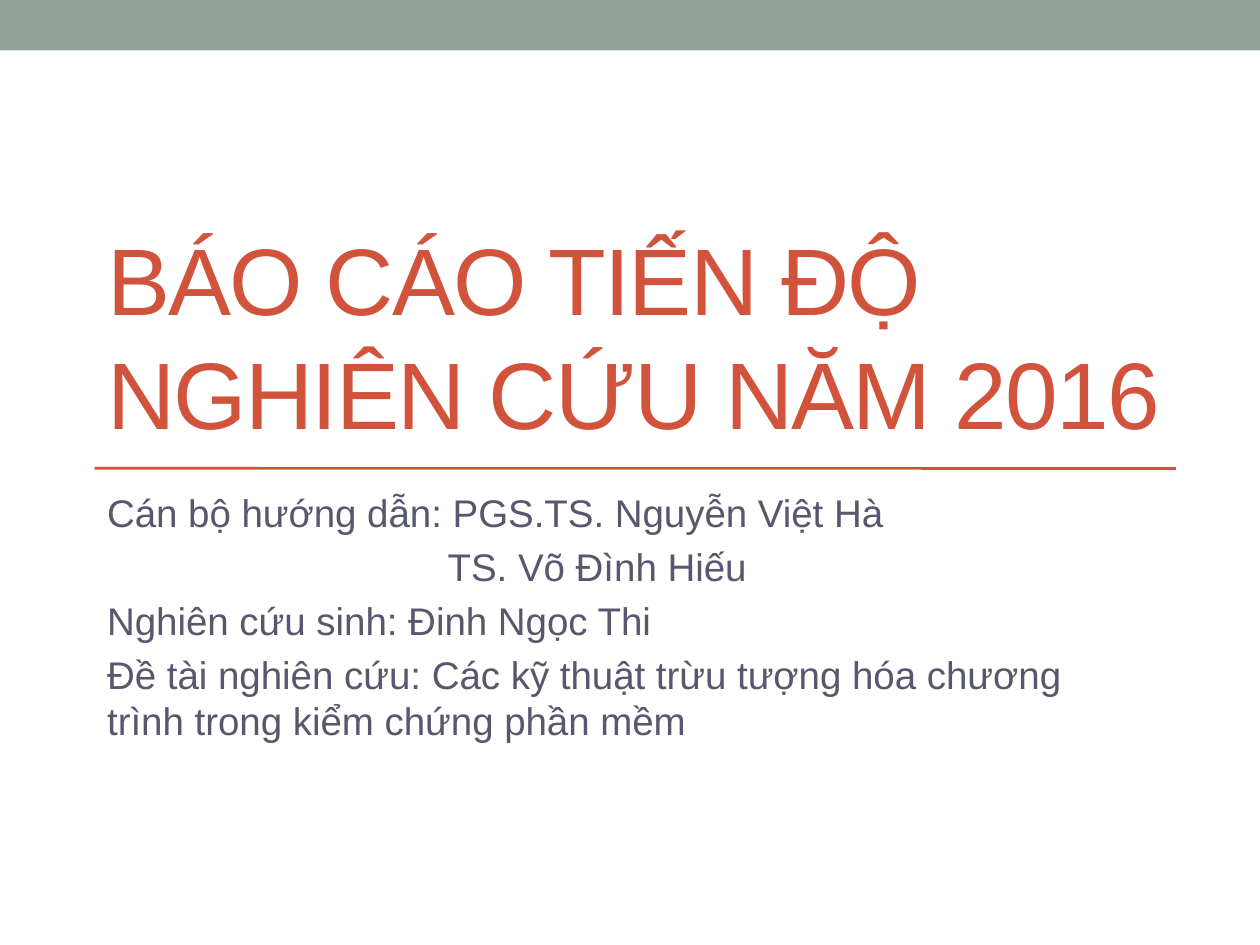
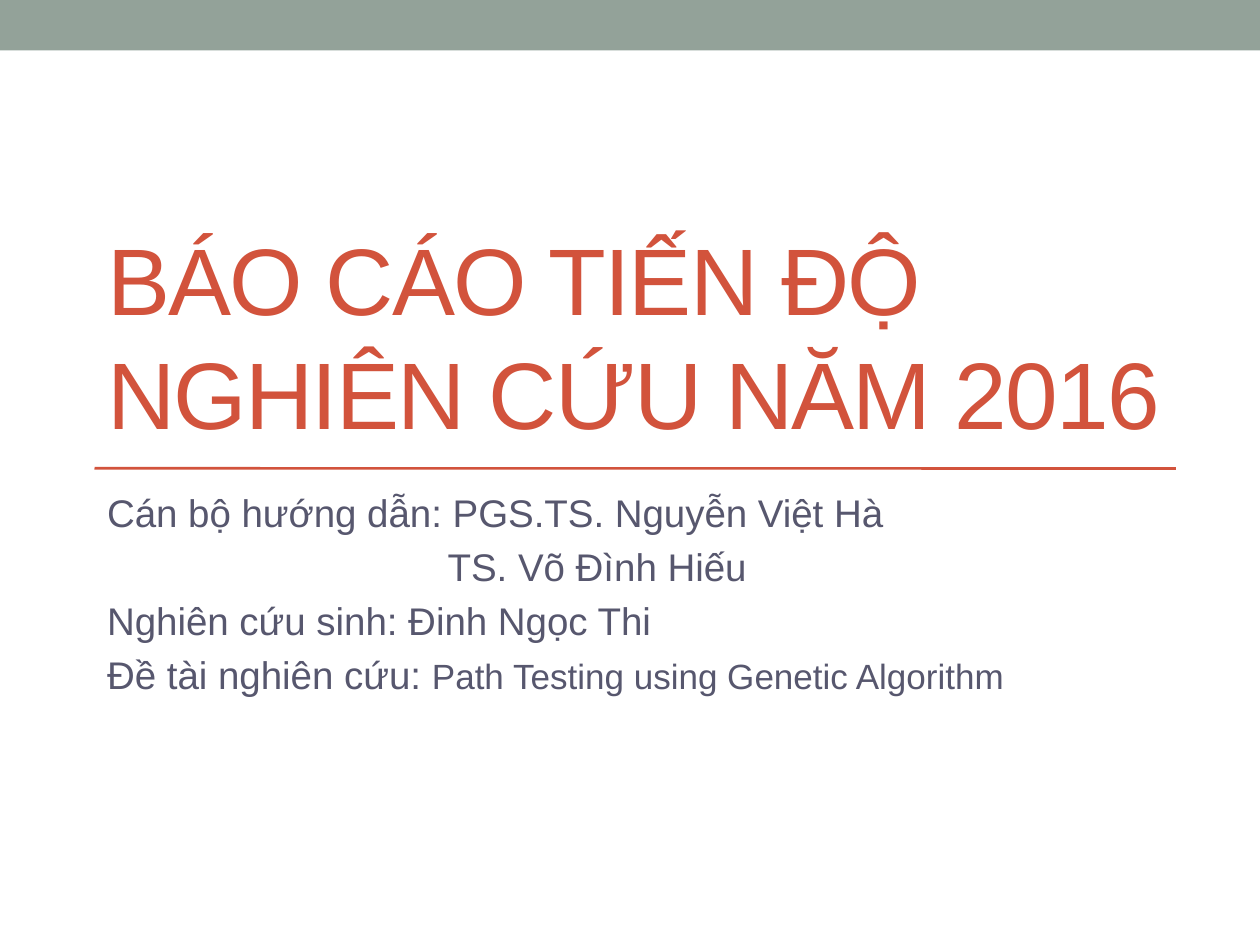
Before and after one commit to dinhngocthi/GAsource, a slide deck: slide 1 of CFT4CUnitSrc/src/report/DinhNgocThi-Baocaotiendo201612.pptx. Drawn at 1260x945 pixels with LibreOffice and Linux fonts; fonts in the diff are those of the drawing. Boxes give left, top, right and bottom in pixels: in the first picture for what was removed or moved away, otherwise in the second. Text is boxed around its words. In the diff, an @@ line names an element or a change of style, - is before the commit and + after.

```diff
--- a/CFT4CUnitSrc/src/report/DinhNgocThi-Baocaotiendo201612.pptx
+++ b/CFT4CUnitSrc/src/report/DinhNgocThi-Baocaotiendo201612.pptx
@@ subtitle at box(107, 659, 1004, 697): text changed; size 22 to 20 pt @@
-Đề tài nghiên cứu: Các kỹ thuật trừu tượng hóa chương trình trong kiểm chứng phần mềm
+Đề tài nghiên cứu: Path Testing using Genetic Algorithm
```
Also in this commit, not shown: 1 other slide changed, 1 slide added.
